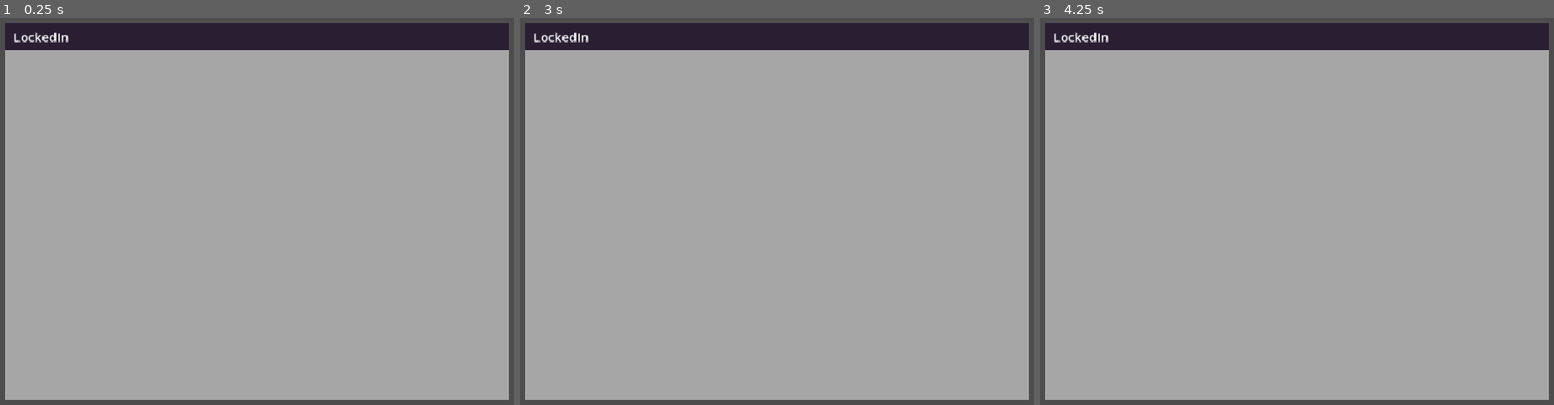
Above: before the commit, frames 1-3 (left to right).
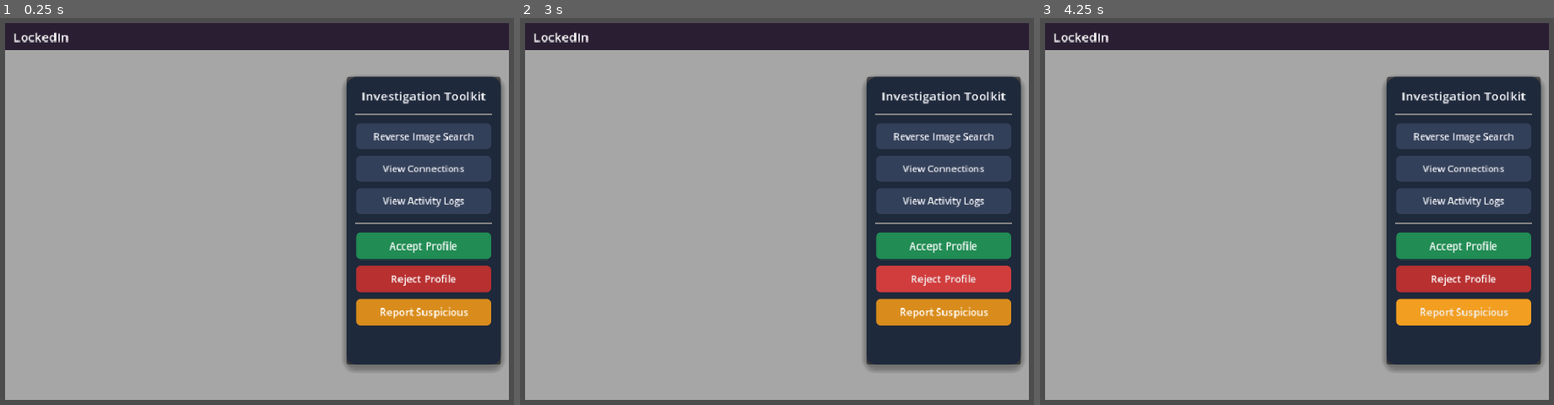
Above: after the commit, the same moments.

Repository: iimurpyh/linked-alien
Game: Godot game, scene res://main.tscn
Same seed, same stepped clock (60 frames per second), same inputs: the game is played once before the commit and once after it.
Inputs (mouse positions are in pixels of both pictures, inside the frame that each line leads up to):
- Up to frame 1 (0.25 s): no input
- Up to frame 2 (3 s): click (941, 137) at 0.5 s, where only the run after the commit has a clickable "Reverse Image Search"; click (941, 168) at 1.25 s, where only the run after the commit has a clickable "View Connections"; click (941, 199) at 2 s, where only the run after the commit has a clickable "View Activity Logs"; click (941, 277) at 2.75 s, where only the run after the commit has a clickable "Reject Profile"
- Up to frame 3 (4.25 s): click (1461, 312) at 3.5 s, where only the run after the commit has a clickable "Report Suspicious"

The runs differ from the first frame. In frame 1, 24% of the frame differs, in the area x 66-99%, y 15-92%; in frame 2, 24%; in frame 3, 24%.

Commit message:
added toolkit panel with hovering +pressing style, etc

Diff:
--- /dev/null
+++ b/ToolkitPanel.tscn
@@ -0,0 +1,202 @@
+[gd_scene format=3 uid="uid://cwtiv0mjrnno8"]
+
+[sub_resource type="StyleBoxFlat" id="StyleBoxFlat_panel"]
+bg_color = Color(0.117647, 0.160784, 0.231373, 1)
+corner_radius_top_left = 12
+corner_radius_top_right = 12
+corner_radius_bottom_right = 12
+corner_radius_bottom_left = 12
+shadow_color = Color(0, 0, 0, 0.3)
+shadow_size = 8
+shadow_offset = Vector2(0, 4)
+
+[sub_resource type="StyleBoxFlat" id="StyleBoxFlat_button_normal"]
+content_margin_left = 14.0
+content_margin_top = 8.0
+content_margin_right = 14.0
+content_margin_bottom = 8.0
+bg_color = Color(0.2, 0.25, 0.35, 1)
+corner_radius_top_left = 6
+corner_radius_top_right = 6
+corner_radius_bottom_right = 6
+corner_radius_bottom_left = 6
+
+[sub_resource type="StyleBoxFlat" id="StyleBoxFlat_button_pressed"]
+content_margin_left = 14.0
+content_margin_top = 8.0
+content_margin_right = 14.0
+content_margin_bottom = 8.0
+bg_color = Color(0.15, 0.19, 0.27, 1)
+corner_radius_top_left = 6
+corner_radius_top_right = 6
+corner_radius_bottom_right = 6
+corner_radius_bottom_left = 6
+
+[sub_resource type="StyleBoxFlat" id="StyleBoxFlat_button_hover"]
+content_margin_left = 14.0
+content_margin_top = 8.0
+content_margin_right = 14.0
+content_margin_bottom = 8.0
+bg_color = Color(0.25, 0.31, 0.42, 1)
+corner_radius_top_left = 6
+corner_radius_top_right = 6
+corner_radius_bottom_right = 6
+corner_radius_bottom_left = 6
+
+[sub_resource type="StyleBoxFlat" id="StyleBoxFlat_accept_normal"]
+content_margin_left = 14.0
+content_margin_top = 8.0
+content_margin_right = 14.0
+content_margin_bottom = 8.0
+bg_color = Color(0.13, 0.55, 0.33, 1)
+corner_radius_top_left = 6
+corner_radius_top_right = 6
+corner_radius_bottom_right = 6
+corner_radius_bottom_left = 6
+
+[sub_resource type="StyleBoxFlat" id="StyleBoxFlat_accept_hover"]
+content_margin_left = 14.0
+content_margin_top = 8.0
+content_margin_right = 14.0
+content_margin_bottom = 8.0
+bg_color = Color(0.16, 0.63, 0.38, 1)
+corner_radius_top_left = 6
+corner_radius_top_right = 6
+corner_radius_bottom_right = 6
+corner_radius_bottom_left = 6
+
+[sub_resource type="StyleBoxFlat" id="StyleBoxFlat_reject_normal"]
+content_margin_left = 14.0
+content_margin_top = 8.0
+content_margin_right = 14.0
+content_margin_bottom = 8.0
+bg_color = Color(0.72, 0.19, 0.19, 1)
+corner_radius_top_left = 6
+corner_radius_top_right = 6
+corner_radius_bottom_right = 6
+corner_radius_bottom_left = 6
+
+[sub_resource type="StyleBoxFlat" id="StyleBoxFlat_reject_hover"]
+content_margin_left = 14.0
+content_margin_top = 8.0
+content_margin_right = 14.0
+content_margin_bottom = 8.0
+bg_color = Color(0.82, 0.24, 0.24, 1)
+corner_radius_top_left = 6
+corner_radius_top_right = 6
+corner_radius_bottom_right = 6
+corner_radius_bottom_left = 6
+
+[sub_resource type="StyleBoxFlat" id="StyleBoxFlat_report_normal"]
+content_margin_left = 14.0
+content_margin_top = 8.0
+content_margin_right = 14.0
+content_margin_bottom = 8.0
+bg_color = Color(0.85, 0.55, 0.11, 1)
+corner_radius_top_left = 6
+corner_radius_top_right = 6
+corner_radius_bottom_right = 6
+corner_radius_bottom_left = 6
+
+[sub_resource type="StyleBoxFlat" id="StyleBoxFlat_report_hover"]
+content_margin_left = 14.0
+content_margin_top = 8.0
+content_margin_right = 14.0
+content_margin_bottom = 8.0
+bg_color = Color(0.95, 0.62, 0.13, 1)
+corner_radius_top_left = 6
+corner_radius_top_right = 6
+corner_radius_bottom_right = 6
+corner_radius_bottom_left = 6
+
+[node name="ToolkitPanel" type="PanelContainer" unique_id=719004201]
+custom_minimum_size = Vector2(140, 0)
+offset_right = 100.0
+offset_bottom = 500.0
+
+[node name="PanelStyle" type="Panel" parent="." unique_id=73770194]
+layout_mode = 2
+theme_override_styles/panel = SubResource("StyleBoxFlat_panel")
+
+[node name="MarginContainer" type="MarginContainer" parent="." unique_id=1242024331]
+layout_mode = 2
+theme_override_constants/margin_left = 12
+theme_override_constants/margin_top = 12
+theme_override_constants/margin_right = 12
+theme_override_constants/margin_bottom = 12
+
+[node name="VBoxContainer" type="VBoxContainer" parent="MarginContainer" unique_id=1349746191]
+layout_mode = 2
+theme_override_constants/separation = 8
+
+[node name="TitleLabel" type="Label" parent="MarginContainer/VBoxContainer" unique_id=6263870]
+layout_mode = 2
+theme_override_colors/font_color = Color(0.95, 0.95, 0.97, 1)
+theme_override_font_sizes/font_size = 16
+text = "Investigation Toolkit"
+horizontal_alignment = 1
+
+[node name="HSeparator" type="HSeparator" parent="MarginContainer/VBoxContainer" unique_id=310897549]
+layout_mode = 2
+theme_override_constants/separation = 8
+
+[node name="ReverseImageSearchBtn" type="Button" parent="MarginContainer/VBoxContainer" unique_id=599038784]
+layout_mode = 2
+theme_override_colors/font_color = Color(0.95, 0.95, 0.97, 1)
+theme_override_colors/font_hover_color = Color(1, 1, 1, 1)
+theme_override_font_sizes/font_size = 12
+theme_override_styles/normal = SubResource("StyleBoxFlat_button_normal")
+theme_override_styles/pressed = SubResource("StyleBoxFlat_button_pressed")
+theme_override_styles/hover = SubResource("StyleBoxFlat_button_hover")
+text = "Reverse Image Search"
+
+[node name="ViewConnectionsBtn" type="Button" parent="MarginContainer/VBoxContainer" unique_id=1627273014]
+layout_mode = 2
+theme_override_colors/font_color = Color(0.95, 0.95, 0.97, 1)
+theme_override_colors/font_hover_color = Color(1, 1, 1, 1)
+theme_override_font_sizes/font_size = 12
+theme_override_styles/normal = SubResource("StyleBoxFlat_button_normal")
+theme_override_styles/pressed = SubResource("StyleBoxFlat_button_pressed")
+theme_override_styles/hover = SubResource("StyleBoxFlat_button_hover")
+text = "View Connections"
+
+[node name="ScanProfileBtn" type="Button" parent="MarginContainer/VBoxContainer" unique_id=827740661]
+layout_mode = 2
+theme_override_colors/font_color = Color(0.95, 0.95, 0.97, 1)
+theme_override_colors/font_hover_color = Color(1, 1, 1, 1)
+theme_override_font_sizes/font_size = 12
+theme_override_styles/normal = SubResource("StyleBoxFlat_button_normal")
+theme_override_styles/pressed = SubResource("StyleBoxFlat_button_pressed")
+theme_override_styles/hover = SubResource("StyleBoxFlat_button_hover")
+text = "View Activity Logs"
+
+[node name="HSeparator2" type="HSeparator" parent="MarginContainer/VBoxContainer" unique_id=570449406]
+layout_mode = 2
+theme_override_constants/separation = 8
+
+[node name="AcceptBtn" type="Button" parent="MarginContainer/VBoxContainer" unique_id=1077806684]
+layout_mode = 2
+theme_override_colors/font_color = Color(1, 1, 1, 1)
+theme_override_font_sizes/font_size = 13
+theme_override_styles/normal = SubResource("StyleBoxFlat_accept_normal")
+theme_override_styles/pressed = SubResource("StyleBoxFlat_button_pressed")
+theme_override_styles/hover = SubResource("StyleBoxFlat_accept_hover")
+text = "Accept Profile"
+
+[node name="RejectBtn" type="Button" parent="MarginContainer/VBoxContainer" unique_id=1914248001]
+layout_mode = 2
+theme_override_colors/font_color = Color(1, 1, 1, 1)
+theme_override_font_sizes/font_size = 13
+theme_override_styles/normal = SubResource("StyleBoxFlat_reject_normal")
+theme_override_styles/pressed = SubResource("StyleBoxFlat_button_pressed")
+theme_override_styles/hover = SubResource("StyleBoxFlat_reject_hover")
+text = "Reject Profile"
+
+[node name="ReportBtn" type="Button" parent="MarginContainer/VBoxContainer" unique_id=334561016]
+layout_mode = 2
+theme_override_colors/font_color = Color(1, 1, 1, 1)
+theme_override_font_sizes/font_size = 13
+theme_override_styles/normal = SubResource("StyleBoxFlat_report_normal")
+theme_override_styles/pressed = SubResource("StyleBoxFlat_button_pressed")
+theme_override_styles/hover = SubResource("StyleBoxFlat_report_hover")
+text = "Report Suspicious"
--- a/main.tscn
+++ b/main.tscn
@@ -1,6 +1,7 @@
 [gd_scene format=3 uid="uid://bsysuiyx4dqy"]
 
 [ext_resource type="Theme" uid="uid://c4vir164jmy38" path="res://resources/themes/lockedin.tres" id="1_ig7tw"]
+[ext_resource type="PackedScene" uid="uid://cwtiv0mjrnno8" path="res://ToolkitPanel.tscn" id="2_toolkit"]
 
 [node name="Main" type="Node2D" unique_id=1141253464]
 
@@ -55,3 +56,10 @@
 layout_mode = 2
 text = "LockedIn"
 vertical_alignment = 1
+
+[node name="ToolkitPanel" parent="UI/Window/App" unique_id=142626904 instance=ExtResource("2_toolkit")]
+layout_mode = 0
+offset_left = 434.0
+offset_top = 69.0
+offset_right = 630.0
+offset_bottom = 435.0
